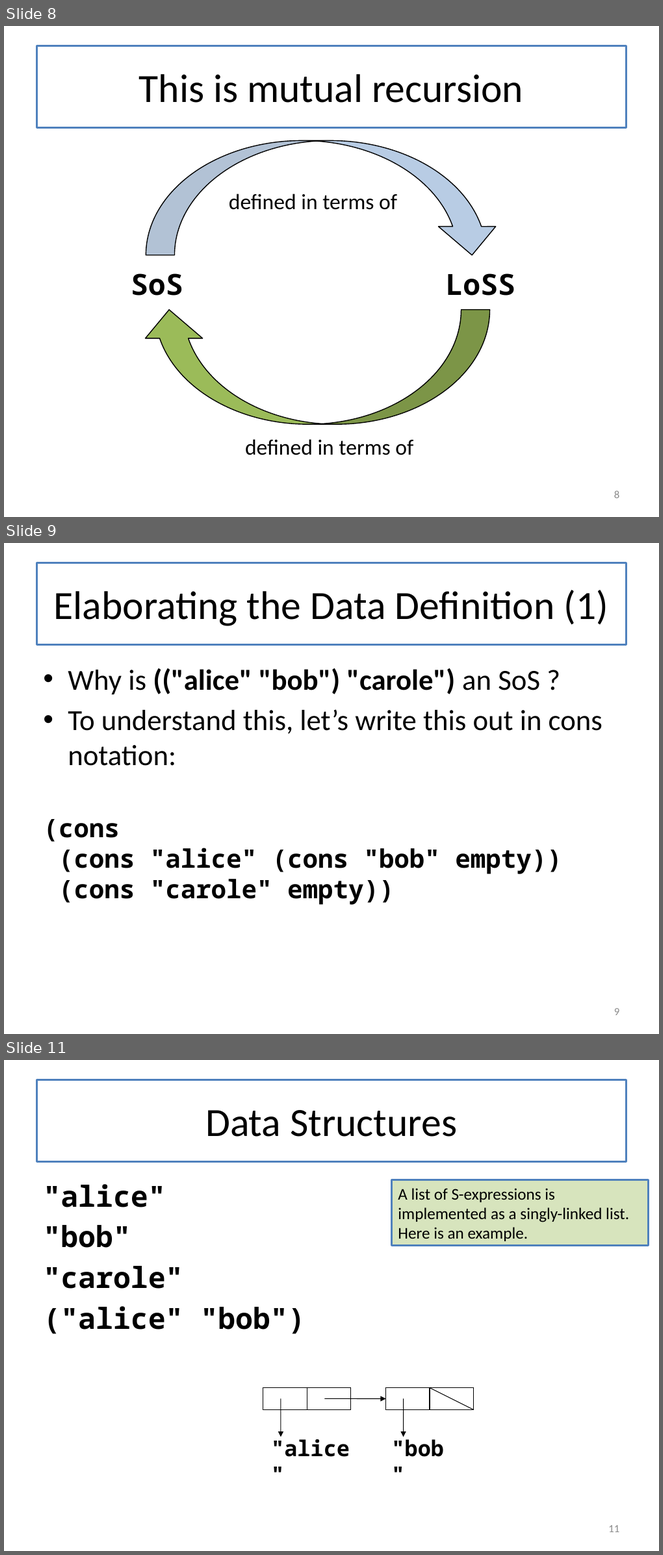
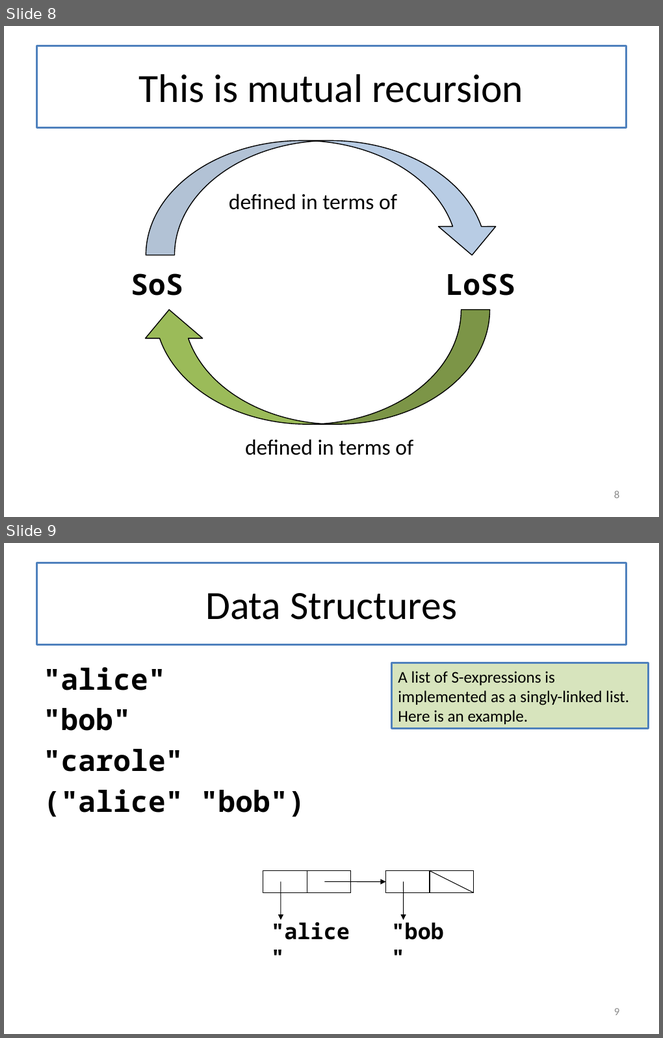
Before and after one commit to mwand/cs5010f16, a slide deck: Slides/Lesson 6.4 Lists of Lists.pptx. Shown one above the other, each under a label of ours: slides 8, 9 and 11 before the commit, slides 8 and 9 after it; the slides between them are not shown. The pictures are 663x1555 and 663x1038 pixels, drawn with LibreOffice and Linux fonts; fonts in the diff are those of the drawing. Boxes give left, top, right and bottom in pixels: in the first picture for what was removed or moved away, otherwise in the second. Text is boxed around its words. In the diff, an @@ line names an element or a change of style, - is before the commit and + after.

```diff
--- a/Slides/Lesson 6.4 Lists of Lists.pptx
+++ b/Slides/Lesson 6.4 Lists of Lists.pptx
@@ slide 9 removed at [4,543,659,1034], background #FFFFFF @@
@@ title removed at [36,563,627,644] @@
-Elaborating the Data Definition (1)
@@ text removed at [43,668,603,905] @@
-• Why is (("alice" "bob") "carole") an SoS ?
-• To understand this, let’s write this out in cons notation:
-(cons
-(cons "alice" (cons "bob" empty))
-(cons "carole" empty))
@@ page number removed at [614,1008,620,1016] @@
-9
@@ what was slide 11 is now slide 9 @@
@@ page number at [614,1008,620,1016]: text changed @@
-11
+9
```
Also in this commit, not shown: 1 other slide removed.
